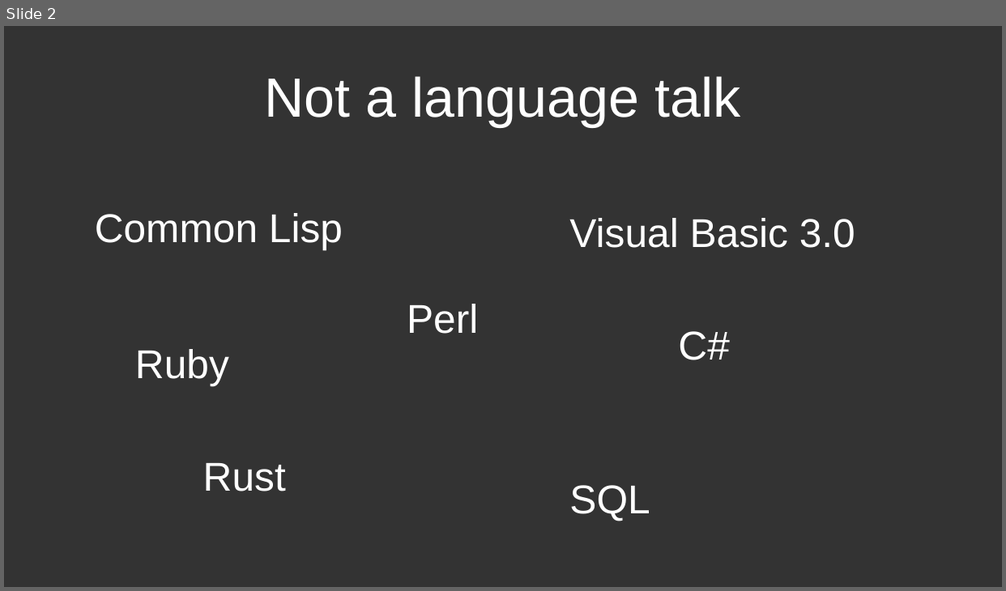
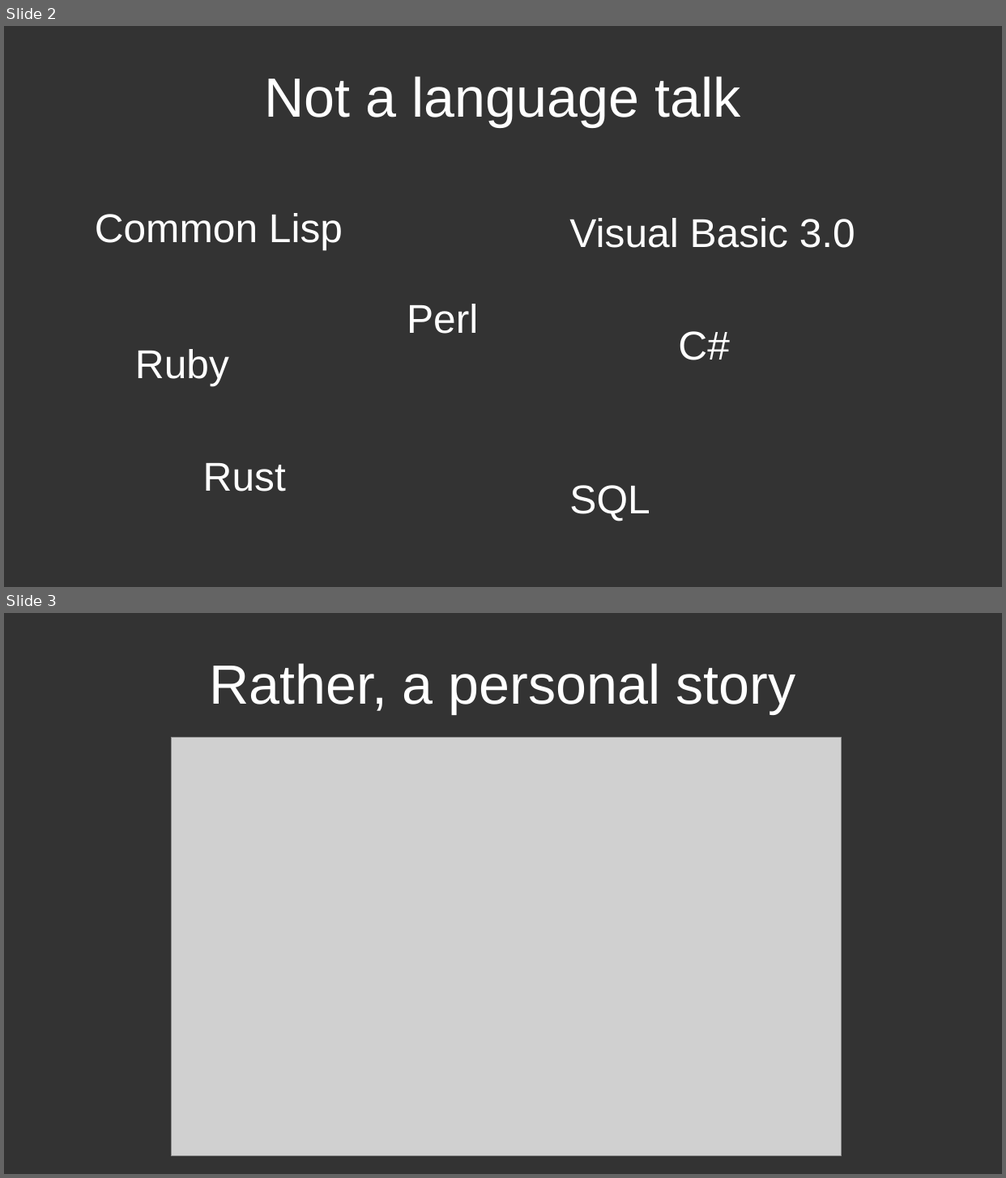
Before and after one commit to deobald/talks, a slide deck: 2024-03-23-inclojure-keynote/talk.odp. Shown one above the other, each under a label of ours: slide 2 before the commit, slides 2 and 3 after it. The pictures are 1006x591 and 1006x1178 pixels, drawn with LibreOffice and Linux fonts; fonts in the diff are those of the drawing; grey boxes stand for pictures. Boxes give left, top, right and bottom in pixels: in the first picture for what was removed or moved away, otherwise in the second. Text is boxed around its words. In the diff, an @@ line names an element or a change of style, - is before the commit and + after.

```diff
--- a/2024-03-23-inclojure-keynote/talk.odp
+++ b/2024-03-23-inclojure-keynote/talk.odp
@@ slide 3 added at <box>4,613,1002,1174</box>, background #333333 @@
@@ title added at <box>209,663,796,714</box>, 44 pt, text #FFFFFF @@
+Rather, a personal story
@@ picture added at <box>172,738,842,1157</box> @@
```
Also in this commit, not shown: 15 other slides added, 8 other files.
